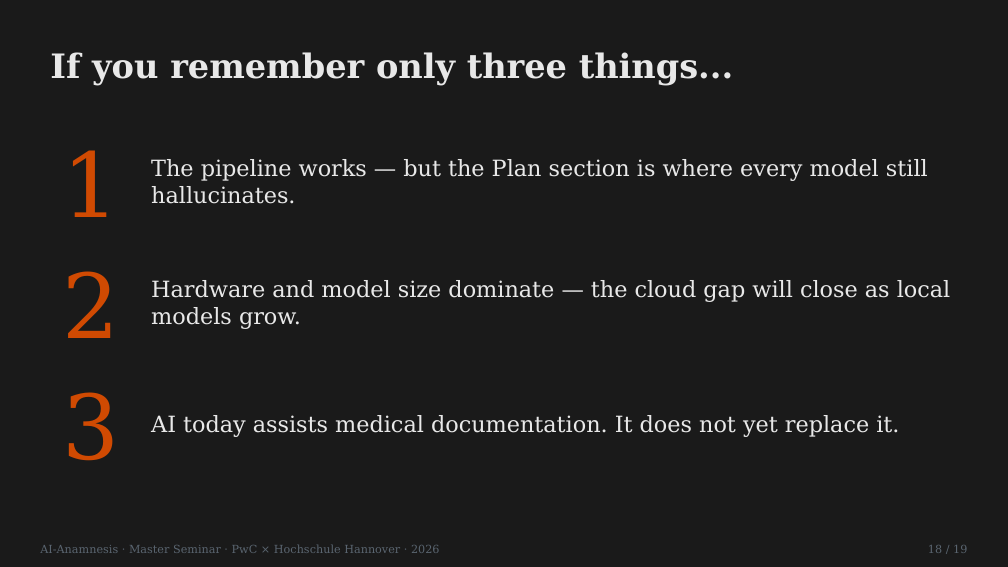
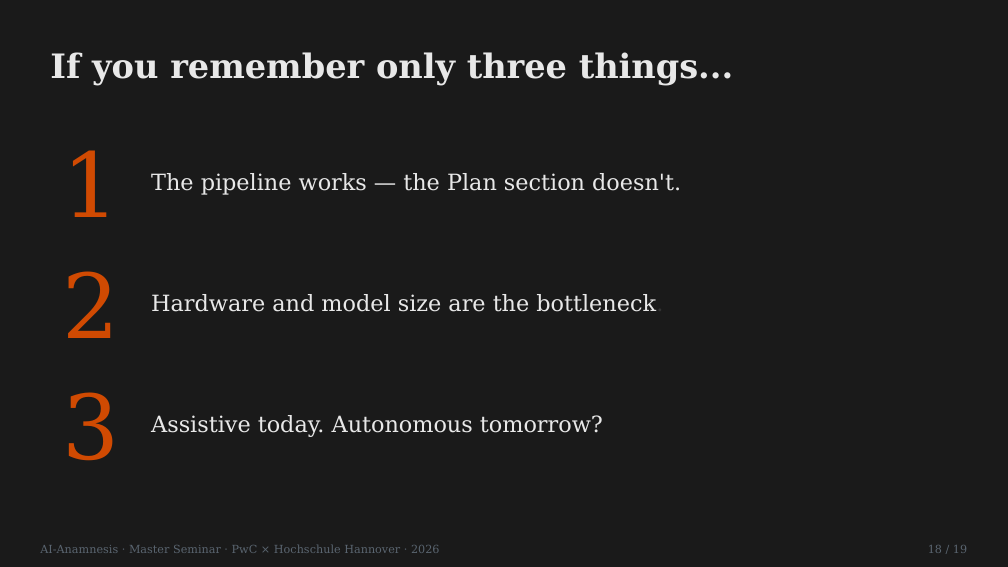
Before and after one commit to LeonardNid/Seminar_Anamnese, a slide deck: slide 19 of Präsi/AI_Anamnesis.pptx. Drawn at 1008x567 pixels with LibreOffice and Linux fonts; fonts in the diff are those of the drawing. Boxes give left, top, right and bottom in pixels: in the first picture for what was removed or moved away, otherwise in the second. Text is boxed around its words. In the diff, an @@ line names an element or a change of style, - is before the commit and + after.

```diff
--- a/Präsi/AI_Anamnesis.pptx
+++ b/Präsi/AI_Anamnesis.pptx
@@ text at bbox=[151, 173, 681, 195]: text changed @@
-The pipeline works — but the Plan section is where every model still hallucinates.
+The pipeline works — the Plan section doesn't.
@@ text at bbox=[151, 294, 663, 312]: text changed @@
-Hardware and model size dominate — the cloud gap will close as local models grow.
+Hardware and model size are the bottleneck.
@@ text at bbox=[151, 415, 603, 437]: text changed @@
-AI today assists medical documentation. It does not yet replace it.
+Assistive today. Autonomous tomorrow?
```
Also in this commit, not shown: 9 other slides changed, 4 other files.
